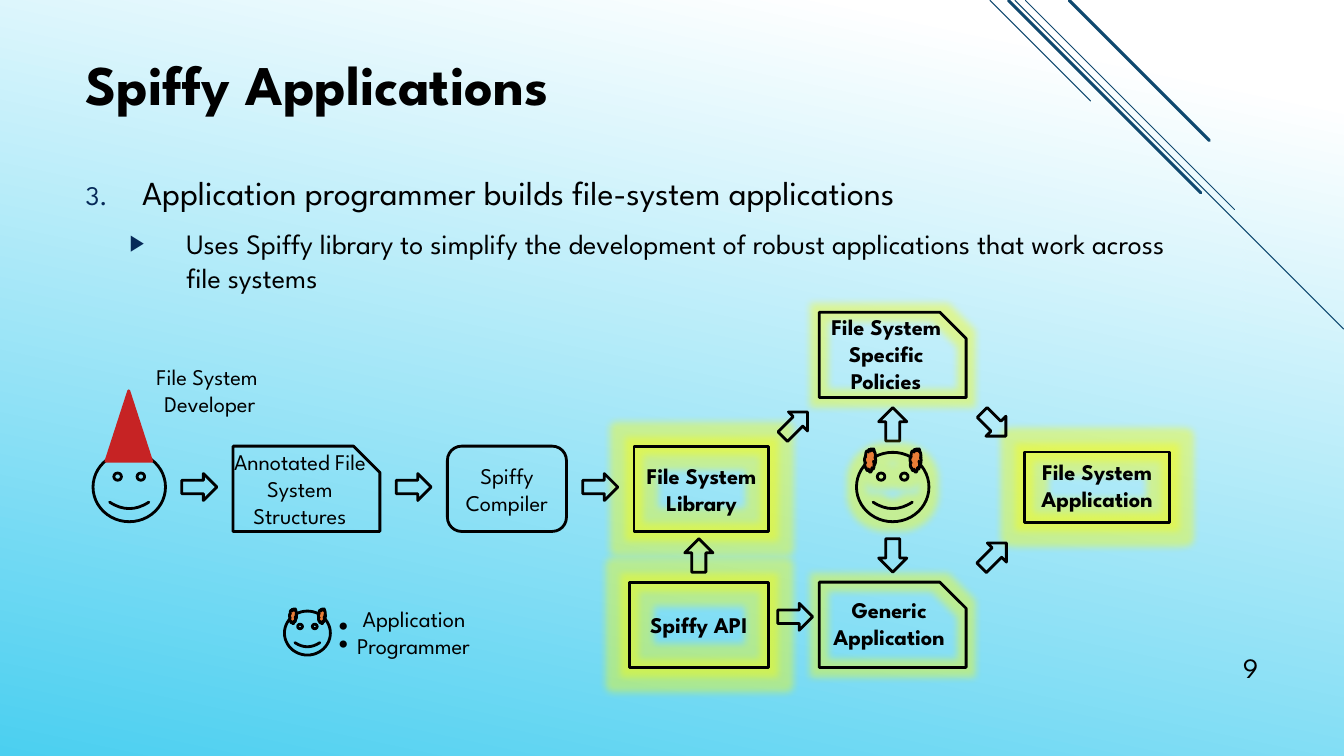
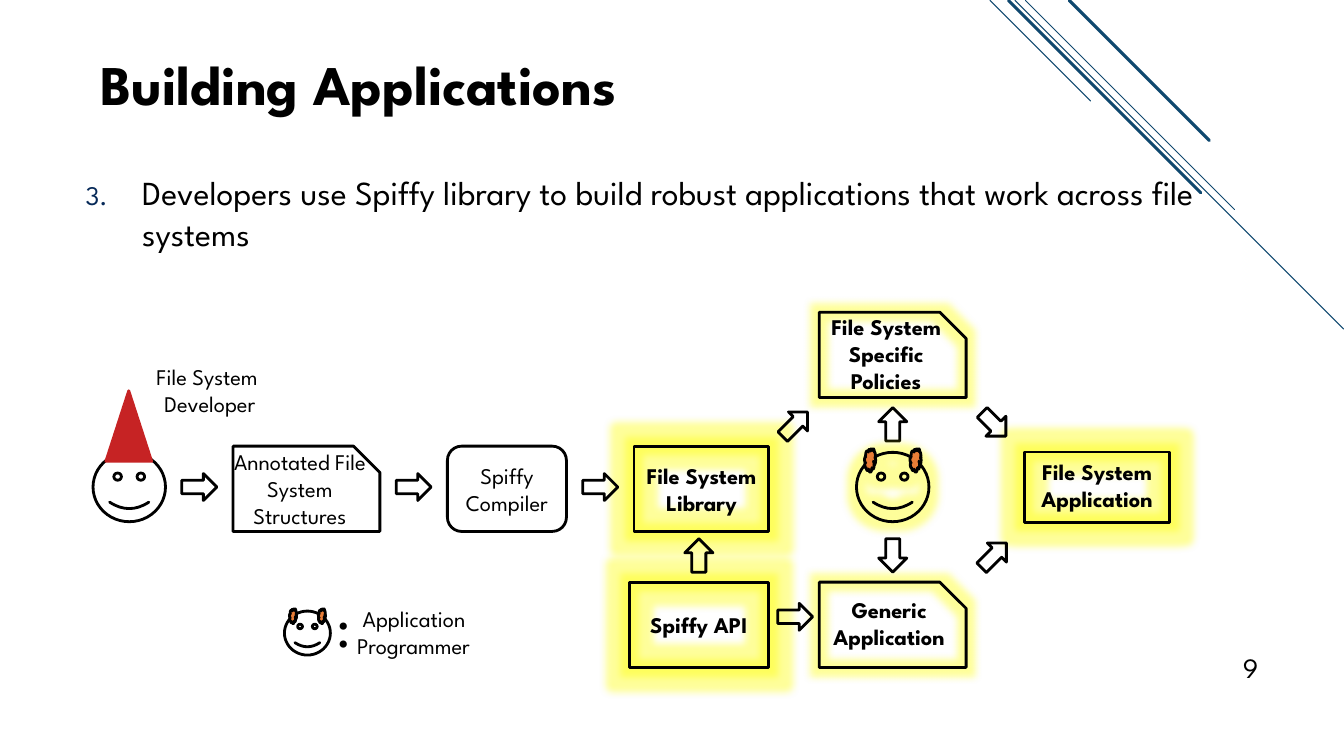
Before and after one commit to jacksun007/spiffy-paper, a slide deck: slide 9 of talk/spiffy_talk.pptx. Drawn at 1344x756 pixels with LibreOffice and Linux fonts; fonts in the diff are those of the drawing. Boxes give left, top, right and bottom in pixels: in the first picture for what was removed or moved away, otherwise in the second. Text is boxed around its words. In the diff, an @@ line names an element or a change of style, - is before the commit and + after.

```diff
--- a/talk/spiffy_talk.pptx
+++ b/talk/spiffy_talk.pptx
@@ background gradient #FFFFFF to #4BCFF0 to #FFFFFF @@
@@ title at box(100, 66, 616, 118): text changed @@
-Spiffy Applications
+Building Applications
@@ text at box(142, 172, 1193, 253): text changed; size 20 to 24 pt @@
-3. Application programmer builds file-system applications
-  ▶ Uses Spiffy library to simplify the development of robust applications that work across file systems
+3. Developers use Spiffy library to build robust applications that work across file systems
```
Also in this commit, not shown: 31 other slides changed, 1 slide added.
